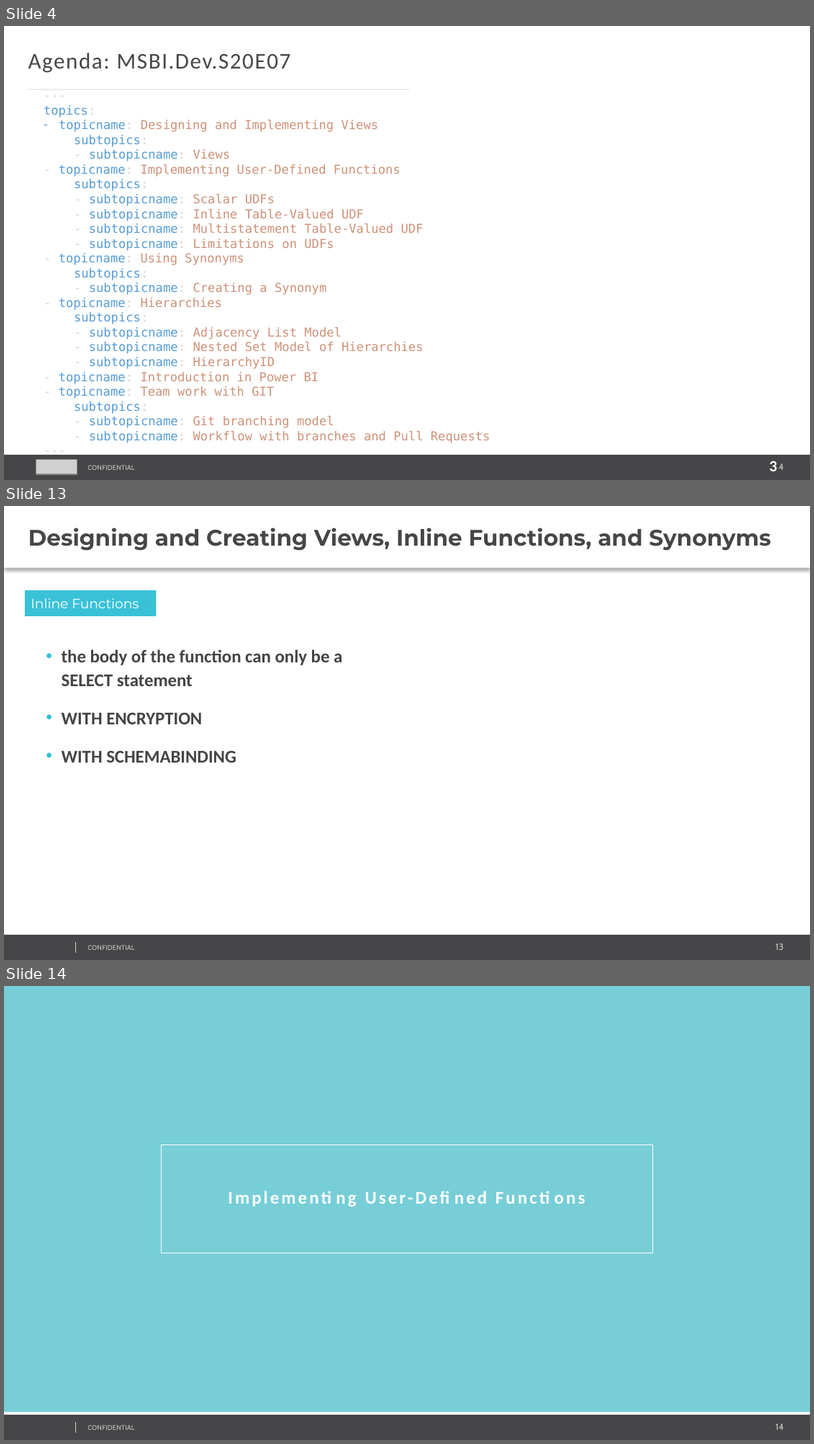
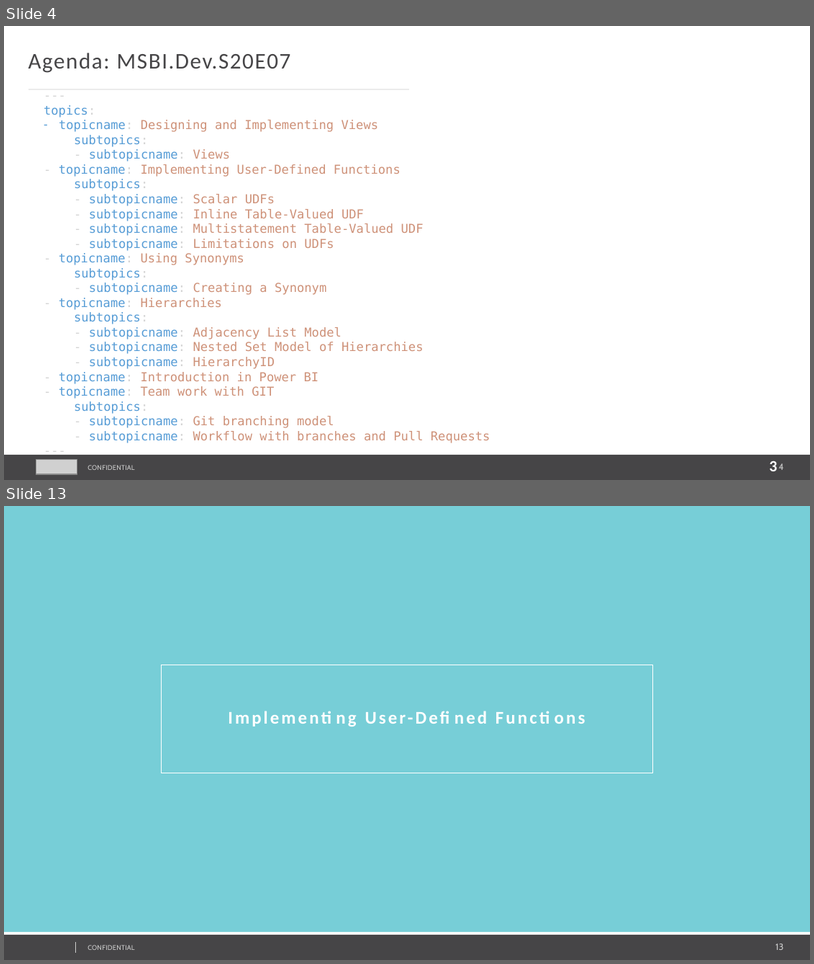
Before and after one commit to AndreyQC/MSBI.Lab, a slide deck: MSBI.Lecture.07/MSBI.Dev.S20E07.pptx. Shown one above the other, each under a label of ours: slides 4, 13 and 14 before the commit, slides 4 and 13 after it; the slides between them are not shown. The pictures are 814x1444 and 814x964 pixels, drawn with LibreOffice and Linux fonts; fonts in the diff are those of the drawing; grey boxes stand for pictures; background and template pictures are left out. Boxes give left, top, right and bottom in pixels: in the first picture for what was removed or moved away, otherwise in the second. Text is boxed around its words. In the diff, an @@ line names an element or a change of style, - is before the commit and + after.

```diff
--- a/MSBI.Lecture.07/MSBI.Dev.S20E07.pptx
+++ b/MSBI.Lecture.07/MSBI.Dev.S20E07.pptx
@@ slide 13 removed at bbox=[4, 506, 810, 960], background #FFFFFF; not listed: 4 template elements that a slide beside it also shows @@
@@ text removed at bbox=[4, 506, 810, 568] @@
-Designing and Creating Views, Inline Functions, and Synonyms
@@ rectangle removed at bbox=[25, 590, 157, 615] @@
-Inline Functions
@@ text removed at bbox=[62, 649, 342, 762] @@
-    • the body of the function can only be a SELECT statement
-    • WITH ENCRYPTION
-    • WITH SCHEMABINDING
@@ what was slide 14 is now slide 13 @@
@@ page number at bbox=[776, 943, 784, 950]: text changed @@
-14
+13
```
Also in this commit, not shown: 8 slides changed, 1 slide added, 1 other file.
